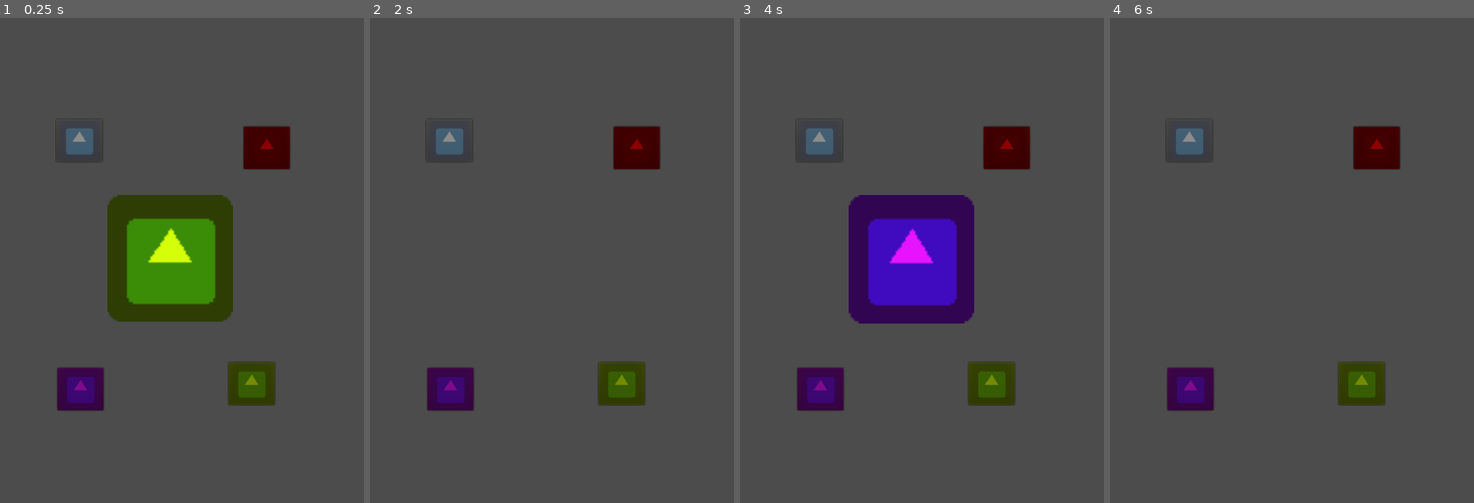
Above: before the commit, frames 1-4 (left to right).
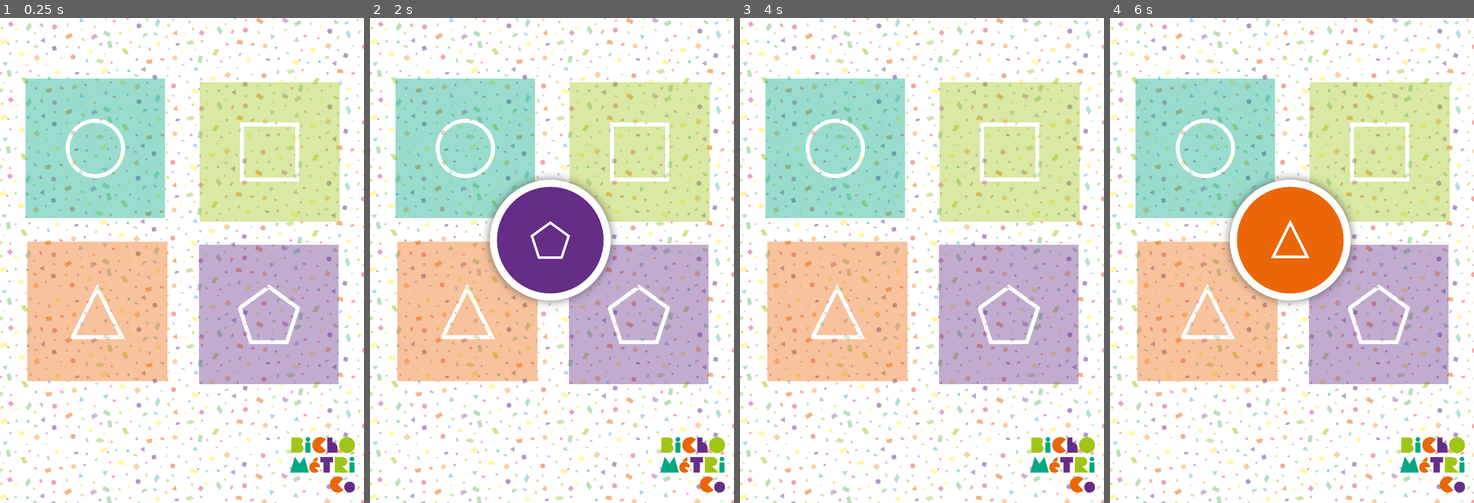
Above: after the commit, the same moments.

Repository: LucasFazzi/Godot-Genius-Game
Game: Godot game, scene res://Scenes/Game.tscn
Same seed, same stepped clock (60 frames per second), same inputs: the game is played once before the commit and once after it. The project has no main scene, so this scene is started directly. The engine's default icon, where the game draws it, is replaced by a stand-in: a white triangle on a blue panel in a dark square.
Inputs:
- Up to frame 1 (0.25 s): no input
- Up to frame 2 (2 s): tap Enter at 0.5 s; tap Space at 1.25 s
- Up to frame 3 (4 s): tap Enter at 2.75 s; tap Space at 3.5 s
- Up to frame 4 (6 s): tap Enter at 4.25 s; tap Space at 5 s

The runs differ from the first frame. In frame 1, 100% of the frame differs, in the area x 0-100%, y 0-100%; in frame 2, 100%; in frame 3, 100%; in frame 4, 100%.

Commit message:
Add files via upload

Diff:
--- a/Scenes/Game.tscn
+++ b/Scenes/Game.tscn
@@ -1,78 +1,110 @@
-[gd_scene load_steps=3 format=2]
+[gd_scene load_steps=13 format=2]
 
-[ext_resource path="res://icon.png" type="Texture" id=1]
+[ext_resource path="res://Sprites/peca quadrado jogo genius.png" type="Texture" id=1]
 [ext_resource path="res://Scripts/Game.gd" type="Script" id=2]
+[ext_resource path="res://Sprites/fundo jogo genius.png" type="Texture" id=3]
+[ext_resource path="res://Sprites/peca circulo jogo genius.png" type="Texture" id=4]
+[ext_resource path="res://Sprites/peca indicativa de formato e cor triangulo jogo genius.png" type="Texture" id=5]
+[ext_resource path="res://Sprites/peca pentagono jogo genius.png" type="Texture" id=6]
+[ext_resource path="res://Sprites/peca indicativa de formato e cor circulo jogo genius.png" type="Texture" id=7]
+[ext_resource path="res://Sprites/peca indicativa de formato e cor pentagono jogo genius.png" type="Texture" id=8]
+[ext_resource path="res://Sprites/peca indicativa de formato e cor quadrado jogo genius.png" type="Texture" id=9]
+[ext_resource path="res://Sprites/peca triangulo jogo genius.png" type="Texture" id=10]
+[ext_resource path="res://Sprites/logo jogo genius.png" type="Texture" id=11]
+
+[sub_resource type="SpriteFrames" id=1]
+animations = [ {
+"frames": [ ExtResource( 9 ) ],
+"loop": true,
+"name": "2",
+"speed": 5.0
+}, {
+"frames": [ ExtResource( 7 ) ],
+"loop": true,
+"name": "1",
+"speed": 5.0
+}, {
+"frames": [ ExtResource( 5 ) ],
+"loop": true,
+"name": "3",
+"speed": 5.0
+}, {
+"frames": [ ExtResource( 8 ) ],
+"loop": true,
+"name": "4",
+"speed": 5.0
+} ]
 
 [node name="Game" type="Node2D"]
 position = Vector2( 155.625, 82.217 )
 script = ExtResource( 2 )
 
+[node name="Background" type="Sprite" parent="."]
+position = Vector2( 146.548, 184.038 )
+scale = Vector2( 0.58135, 0.58135 )
+texture = ExtResource( 3 )
+
 [node name="Button_1" type="Button" parent="."]
-margin_left = -62.712
-margin_top = 85.4327
-margin_right = 13.288
-margin_bottom = 155.433
+margin_left = -116.804
+margin_top = 15.7925
+margin_right = 322.196
+margin_bottom = 448.793
+rect_scale = Vector2( 0.54, 0.54 )
 disabled = true
-icon = ExtResource( 1 )
+icon = ExtResource( 4 )
+flat = true
+clip_text = true
 __meta__ = {
 "_edit_use_anchors_": false
 }
 
 [node name="Button_2" type="Button" parent="."]
-modulate = Color( 1, 0, 0, 1 )
-margin_left = 246.403
-margin_top = 96.5138
-margin_right = 322.403
-margin_bottom = 166.514
+margin_left = 170.444
+margin_top = 21.7333
+margin_right = 610.444
+margin_bottom = 454.733
+rect_scale = Vector2( 0.54, 0.54 )
 disabled = true
 icon = ExtResource( 1 )
+flat = true
+clip_text = true
 __meta__ = {
 "_edit_use_anchors_": false
 }
 
 [node name="Button_3" type="Button" parent="."]
-modulate = Color( 0.905882, 0.0745098, 1, 1 )
-margin_left = -61.1042
-margin_top = 495.046
-margin_right = 14.8958
-margin_bottom = 565.046
+margin_left = -114.007
+margin_top = 284.611
+margin_right = 325.993
+margin_bottom = 717.611
+rect_scale = Vector2( 0.54, 0.54 )
 disabled = true
-icon = ExtResource( 1 )
+icon = ExtResource( 10 )
+flat = true
 __meta__ = {
 "_edit_use_anchors_": false
 }
 
 [node name="Button_4" type="Button" parent="."]
-modulate = Color( 0.831373, 1, 0.0352941, 1 )
-margin_left = 220.919
-margin_top = 485.573
-margin_right = 296.919
-margin_bottom = 555.573
+margin_left = 169.353
+margin_top = 289.668
+margin_right = 608.353
+margin_bottom = 722.668
+rect_scale = Vector2( 0.54, 0.54 )
 disabled = true
-icon = ExtResource( 1 )
+icon = ExtResource( 6 )
+flat = true
 __meta__ = {
 "_edit_use_anchors_": false
 }
 
-[node name="Bot_Color_1" type="Sprite" parent="."]
-position = Vector2( 122.499, 315.52 )
-scale = Vector2( 3.23657, 3.30757 )
-texture = ExtResource( 1 )
+[node name="Bot_Color_1" type="AnimatedSprite" parent="."]
+position = Vector2( 141.544, 284.231 )
+scale = Vector2( 0.5, 0.5 )
+frames = SubResource( 1 )
+animation = "4"
 
-[node name="Bot_Color_2" type="Sprite" parent="."]
-modulate = Color( 1, 0, 0, 1 )
-position = Vector2( 122.499, 313.248 )
-scale = Vector2( 3.23657, 3.30757 )
-texture = ExtResource( 1 )
-
-[node name="Bot_Color_3" type="Sprite" parent="."]
-modulate = Color( 0.905882, 0.0745098, 1, 1 )
-position = Vector2( 127.043, 315.52 )
-scale = Vector2( 3.23657, 3.30757 )
-texture = ExtResource( 1 )
-
-[node name="Bot_Color_4" type="Sprite" parent="."]
-modulate = Color( 0.831373, 1, 0.0352941, 1 )
-position = Vector2( 124.771, 314.384 )
-scale = Vector2( 3.23657, 3.27207 )
-texture = ExtResource( 1 )
+[node name="Logo" type="Sprite" parent="."]
+position = Vector2( 376.315, 654.805 )
+scale = Vector2( 0.5, 0.5 )
+texture = ExtResource( 11 )
--- a/Scripts/Game.gd
+++ b/Scripts/Game.gd
@@ -8,9 +8,9 @@
 var can_click = true
 var player_can_play = false
 var your_information_pressed = []
+var frame_bot_color
 
 func _ready():
-	disable_buttons()
 	randomic_start()
 	start_bot_play()
 
@@ -24,14 +24,9 @@
 	randomize()
 	forms.shuffle()
 
-func disable_buttons():
-		get_node("Bot_Color_1").visible = false
-		get_node("Bot_Color_2").visible = false
-		get_node("Bot_Color_3").visible = false
-		get_node("Bot_Color_4").visible = false
-
 func start_bot_play():
 	while number_of_bot_played < number_of_time_bot_plays:
+		get_node("Bot_Color_1").visible = false
 		print ("forms",forms[0])
 		guard_information.append(forms[0])
 		check_button_color()
@@ -48,59 +43,26 @@
 		check_bot_finish()
 
 func check_button_color():
-	if forms[0] == 1:
-		get_node("Bot_Color_1").visible = true
-		var waiting_timer = Timer.new()
-		waiting_timer.set_wait_time(2)
-		waiting_timer.set_one_shot(false)
-		call_deferred("add_child", waiting_timer)
-		waiting_timer.set_autostart(true)
-		yield(waiting_timer, "timeout")
-		get_node("Bot_Color_1").visible = false
-		pass
-	if forms[0] == 2:
-		get_node("Bot_Color_2").visible = true
-		var waiting_timer = Timer.new()
-		waiting_timer.set_wait_time(2)
-		waiting_timer.set_one_shot(false)
-		call_deferred("add_child", waiting_timer)
-		waiting_timer.set_autostart(true)
-		yield(waiting_timer, "timeout")
-		get_node("Bot_Color_2").visible = false
-		pass
-	if forms[0] == 3:
-		get_node("Bot_Color_3").visible = true
-		var waiting_timer = Timer.new()
-		waiting_timer.set_wait_time(2)
-		waiting_timer.set_one_shot(false)
-		call_deferred("add_child", waiting_timer)
-		waiting_timer.set_autostart(true)
-		yield(waiting_timer, "timeout")
-		get_node("Bot_Color_3").visible = false
-		pass
-	if forms[0] == 4:
-		get_node("Bot_Color_4").visible = true
-		var waiting_timer = Timer.new()
-		waiting_timer.set_wait_time(2)
-		waiting_timer.set_one_shot(false)
-		call_deferred("add_child", waiting_timer)
-		waiting_timer.set_autostart(true)
-		yield(waiting_timer, "timeout")
-		get_node("Bot_Color_4").visible = false
-		pass
+	var waiting_timer = Timer.new()
+	waiting_timer.set_wait_time(2)
+	waiting_timer.set_one_shot(false)
+	call_deferred("add_child", waiting_timer)
+	waiting_timer.set_autostart(true)
+	yield(waiting_timer, "timeout")
+	get_node("Bot_Color_1").visible = true
+	frame_bot_color = forms[0]
+	get_node("Bot_Color_1").play(str(frame_bot_color))
+	print (frame_bot_color, "frame")
 
 func check_bot_finish():
-	guard_information_process()
 	print ("bot finish")
 	player_can_play = true
 	if player_can_play == true:
+		get_node("Bot_Color_1").visible = false
 		get_node("Button_1").disabled = false
 		get_node("Button_2").disabled = false
 		get_node("Button_3").disabled = false
 		get_node("Button_4").disabled = false
-	pass
-
-func guard_information_process():
 	pass
 
 func press_button():
@@ -110,7 +72,7 @@
 		print("your information",your_information_pressed)
 		can_click = false
 		var waiting_timer = Timer.new()
-		waiting_timer.set_wait_time(0.2)
+		waiting_timer.set_wait_time(0.5)
 		waiting_timer.set_one_shot(true)
 		call_deferred("add_child", waiting_timer)
 		waiting_timer.set_autostart(true)
@@ -122,7 +84,7 @@
 		print("your information",your_information_pressed)
 		can_click = false
 		var waiting_timer = Timer.new()
-		waiting_timer.set_wait_time(0.2)
+		waiting_timer.set_wait_time(0.5)
 		waiting_timer.set_one_shot(true)
 		call_deferred("add_child", waiting_timer)
 		waiting_timer.set_autostart(true)
@@ -134,7 +96,7 @@
 		print("your information",your_information_pressed)
 		can_click = false
 		var waiting_timer = Timer.new()
-		waiting_timer.set_wait_time(0.2)
+		waiting_timer.set_wait_time(0.5)
 		waiting_timer.set_one_shot(true)
 		call_deferred("add_child", waiting_timer)
 		waiting_timer.set_autostart(true)
@@ -146,7 +108,7 @@
 		print("your information",your_information_pressed)
 		can_click = false
 		var waiting_timer = Timer.new()
-		waiting_timer.set_wait_time(0.2)
+		waiting_timer.set_wait_time(0.5)
 		waiting_timer.set_one_shot(true)
 		call_deferred("add_child", waiting_timer)
 		waiting_timer.set_autostart(true)
Binary file added: Sprites/Sem título.png
Not shown, added: Sprites/Sem título.png.import
Binary file added: Sprites/fundo jogo genius.png
Not shown, added: Sprites/fundo jogo genius.png.import
Binary file added: Sprites/jogo genius todo.png
Not shown, added: Sprites/jogo genius todo.png.import
Binary file added: Sprites/logo jogo genius.png
Not shown, added: Sprites/logo jogo genius.png.import
Binary file added: Sprites/peca circulo jogo genius.png
Not shown, added: Sprites/peca circulo jogo genius.png.import
Binary file added: Sprites/peca indicativa de formato e cor circulo jogo genius.png
Not shown, added: Sprites/peca indicativa de formato e cor circulo jogo genius.png.import
(and 18 more such lines)
